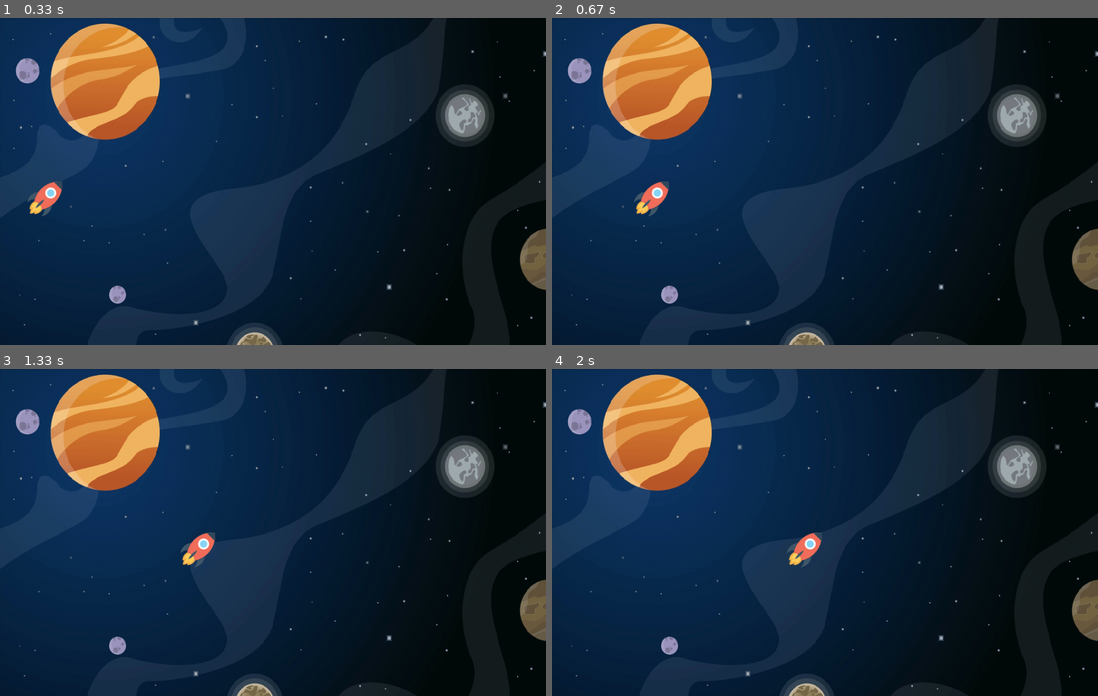
Above: before the commit, frames 1-4 (two rows, left to right).
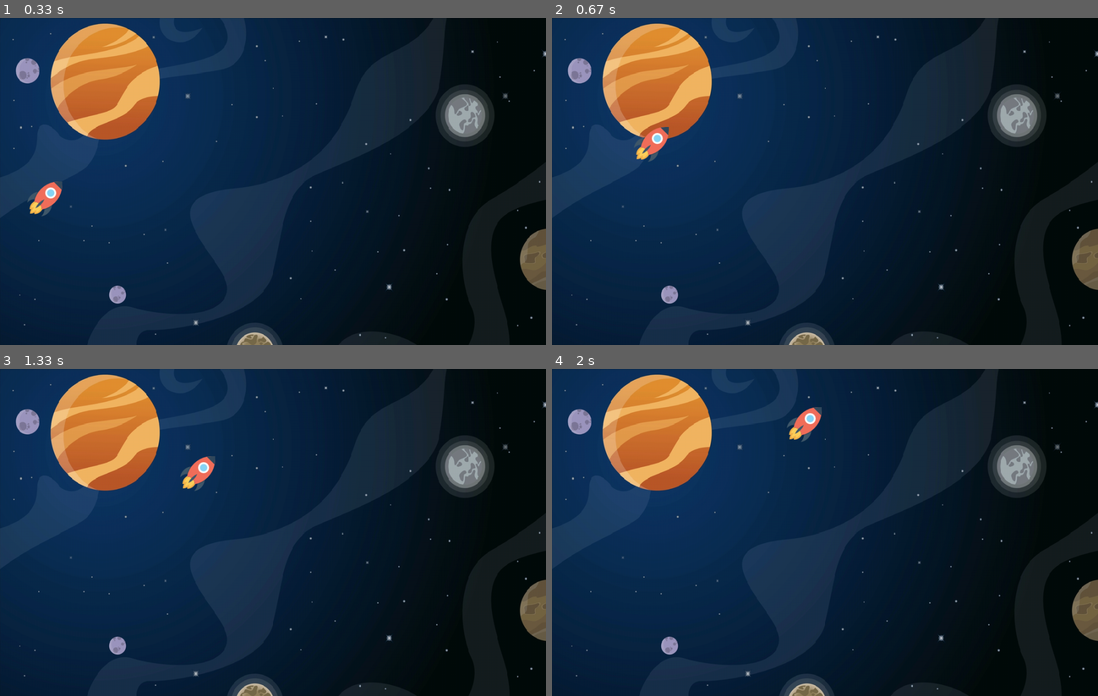
Above: after the commit, the same moments.

Repository: bastiendlf/GameOnline
Game: pygame game, started from setup_game.py
The game is run twice, just before and just after one commit, with the same random seed, the same clock (stepped at 60 frames per second) and the same inputs.
Inputs:
- Up to frame 1 (0.33 s): no input
- Up to frame 2 (0.67 s): hold W from 0.33 s (still down); hold Right from 0.33 s (still down)
- Up to frame 3 (1.33 s): release W at 0.8 s; release Right at 0.8 s; hold Right 0.83-1.3 s
- Up to frame 4 (2 s): hold W 1.33-1.63 s; hold Right from 1.67 s (still down)

Frame 1 is identical in both runs. In frame 2, 0.8% of the frame differs, in the area x 15-22%, y 33-61%; in frame 3, 0.8%, in the area x 33-40%, y 26-61%; in frame 4, 0.8%.

Commit message:
start implementing online game routine bug -> can't pickle pygame.sprite.Group need to find  solution

Diff:
--- a/client.py
+++ b/client.py
@@ -1,17 +1,72 @@
-from network_constants import DISCONNECT_MESSAGE
+import os
+
 from NetworkClient import NetworkClient
+from game_data import *
+from network_constants import DISCONNECT_MESSAGE, GET_PLAYERS
 
 
-client = NetworkClient("Albert")
+def redraw_window(screen: pygame.Surface, players: pygame.sprite.Group):
+    """
+    redraw all objects on screen window
+    :param screen: pygame.Surface
+    :param players: pygame.sprite.Group
+    :return: None
+    """
+    screen.blit(BACKGROUND, (0, 0))
+    players.draw(screen)
+    pygame.display.flip()
 
-input()
-print(client.send("Message 1"))
-input()
-print(client.send("Message 2"))
-input()
-print(client.send("message 3"))
-input()
-print(client.send(DISCONNECT_MESSAGE))
 
-while True:
-    i = 1
+def check_collision(sprite: pygame.sprite.Sprite, group: pygame.sprite.Group):
+    return pygame.sprite.spritecollide(sprite, group, dokill=False, collided=pygame.sprite.collide_mask)
+
+
+def main(username: str):
+    client = NetworkClient(username)
+
+    run = True
+    clock = pygame.time.Clock()
+    all_players = client.send(GET_PLAYERS)
+
+    current_ID = client.id_client
+
+    while run:
+        clock.tick(60)
+        player = all_players[current_ID]
+
+        player.move()
+        all_players = client.send(player)
+
+        for event in pygame.event.get():
+            # if user hits red x button close window
+            if event.type == pygame.QUIT:
+                run = False
+
+            if event.type == pygame.KEYDOWN:
+                # if user hits a escape key close program
+                if event.key == pygame.K_ESCAPE:
+                    run = False
+
+        redraw_window(GAME_WINDOW, all_players)
+
+    client.send(DISCONNECT_MESSAGE)
+    pygame.quit()
+    quit()
+
+
+if __name__ == "__main__":
+    while True:
+        name = input("Please enter your name: ")
+        if 0 < len(name) < 20:
+            break
+        else:
+            print("Error, this name is not allowed (must be between 1 and 19 characters [inclusive])")
+
+    pygame.init()
+    os.environ['SDL_VIDEO_CENTERED'] = '1'  # make game window appears in the middle of the screen
+
+    GAME_WINDOW = pygame.display.set_mode((SCREEN_WIDTH, SCREEN_HEIGHT))
+    pygame.display.set_caption("Rocket Bastien")
+    pygame.display.set_icon(pygame.image.load("assets/images/rocket.png"))
+
+    main(username=name)
--- a/game_data.py
+++ b/game_data.py
@@ -1,8 +1,23 @@
-import pygame
+import contextlib
+
+with contextlib.redirect_stdout(None):
+    import pygame
 
 # constants
 SCREEN_WIDTH = 1000
 SCREEN_HEIGHT = 600
+
+PLAYER_SIZE = (64, 64)
+
+BACKGROUND = pygame.transform.scale(pygame.image.load("assets/images/bg.png"), (SCREEN_WIDTH, SCREEN_HEIGHT))
+
+# font
+pygame.font.init()
+font = {"bradbunr": "assets/font/BradBunR.ttf"}
+
+NAME_FONT = pygame.font.Font(font["bradbunr"], 20)
+SCORE_FONT = pygame.font.Font(font["bradbunr"], 26)
+TITLE_FONT = pygame.font.Font(font["bradbunr"], 30)
 
 
 def createTextObj(text: str, font_object: pygame.font.Font, color=(255, 255, 255)):
--- a/lobby.py
+++ b/lobby.py
@@ -1,5 +1,15 @@
-import pygame
+import contextlib
+
+with contextlib.redirect_stdout(None):
+    import pygame
+
+import random
 from ship import Ship
+from game_data import SCREEN_HEIGHT, SCREEN_WIDTH
+
+
+def check_collision(sprite: pygame.sprite.Sprite, group: pygame.sprite.Group):
+    return pygame.sprite.spritecollide(sprite, group, dokill=False, collided=pygame.sprite.collide_mask)
 
 
 class Lobby:
@@ -12,7 +22,29 @@
         self.lobbyID = _lobbyID
         self.start = False
 
-    def add_player(self, player: Ship):
-        self.all_players.add(player)
+    def add_player(self, username: str):
+        """
+        Add new ship object to all_players (pygame.sprite.Group)
+        :param username: str
+        :return: None
+        """
+        self.all_players.add(self.create_ship(username))
         if len(self.all_players.sprites()) == 2:
             self.start = True
+
+    def create_ship(self, username: str):
+        """
+        Picks a start location for a player based on other player locations.
+        It will ensure it does not spawn inside another player.
+        :return: ship object
+        """
+        new_player = Ship(username)
+
+        while True:
+            new_player.rect.x = random.randrange(0, SCREEN_WIDTH)
+            new_player.rect.y = random.randrange(0, SCREEN_HEIGHT)
+
+            if not check_collision(new_player, self.all_players):
+                break
+
+        return new_player
--- a/network_constants.py
+++ b/network_constants.py
@@ -1,5 +1,5 @@
+import pickle
 import socket
-import pickle
 
 SERVER_IP = "192.168.1.18"
 PORT = 5050
@@ -7,6 +7,7 @@
 FORMAT = 'utf-8'
 ADDRESS_SERVER = (SERVER_IP, PORT)
 DISCONNECT_MESSAGE = "!DISCONNECT"
+GET_PLAYERS = "GET_PLAYERS"
 
 
 def make_header(message: bytes):
--- a/server.py
+++ b/server.py
@@ -1,35 +1,9 @@
 import socket
 import threading
-import pickle
-from network_constants import SERVER_IP, ADDRESS_SERVER, HEADER, DISCONNECT_MESSAGE, FORMAT, make_header, \
-    send_data_pickle, receive_data_pickle
+
 from lobby import Lobby
-from ship import Ship
-
-
-def handle_client(conn: socket, address: tuple):  # old
-    conn.send(pickle.dumps(f"Welcome to server {ADDRESS_SERVER[0]}"))
-
-    client_pc_name = socket.gethostbyaddr(str(address[0]))[0]
-    print(f"[NEW CONNECTION] {str(address[0])} : {client_pc_name} connected")
-    connected = True
-    while connected:
-        msg_length = conn.recv(HEADER).decode(FORMAT)  # get the length of the incoming msg
-        if msg_length:
-            msg_length = int(msg_length)
-            msg = conn.recv(msg_length)  # adjust the buffer size to the messages's length
-            message_object = pickle.loads(msg)
-            if msg == DISCONNECT_MESSAGE:
-                connected = False
-                conn.close()
-
-            print(f"[{client_pc_name} ({str(address[0])})] -> {message_object}")
-
-            answer = pickle.dumps("Message received")
-            conn.send(make_header(answer))
-            conn.send(answer)
-
-    conn.close()
+from network_constants import SERVER_IP, ADDRESS_SERVER, DISCONNECT_MESSAGE, send_data_pickle, receive_data_pickle, \
+    GET_PLAYERS
 
 
 def threaded_client(conn: socket, address: tuple, _lobbyID: int, _clientID: int):
@@ -52,19 +26,40 @@
 
     print(f"[LOG] {str(address[0])} connected, username {username}")
 
-    lobby.add_player(Ship(username))
+    lobby.add_player(username)
 
-    connected = True
-    while connected:
+    while True:
+        print(f"[LOBBY {_lobbyID}] Starting game")
+        try:
+            data = receive_data_pickle(conn)
 
-        data = receive_data_pickle(conn)
-        if data == DISCONNECT_MESSAGE:
-            connected = False
+            if data is not DISCONNECT_MESSAGE:
 
-        print(f"[{username} ({str(address[0])})] -> {str(data)}")
-        print(f"[SERVER] Reply to {username} ({str(address[0])}) -> Message received : {str(data)}")
+                if data == GET_PLAYERS:
+                    reply = lobby.all_players
 
-        send_data_pickle(conn, f"Message received : {str(data)}")
+                else:
+                    lobby.all_players[current_id] = data
+                    reply = lobby.all_players
+
+                send_data_pickle(conn, reply)
+
+            elif data is DISCONNECT_MESSAGE or not data:
+                del lobby.all_players[current_id]
+                break
+
+        except Exception as exe:
+            print(exe)
+            break  # if an exception has been reached disconnect client
+
+        # data = receive_data_pickle(conn)
+        # if data == DISCONNECT_MESSAGE:
+        #     connected = False
+        #
+        # print(f"[{username} ({str(address[0])})] -> {str(data)}")
+        # print(f"[SERVER] Reply to {username} ({str(address[0])}) -> Message received : {str(data)}")
+        #
+        # send_data_pickle(conn, f"Message received : {str(data)}")
 
     # When user disconnects
     print(f"[DISCONNECT] Name:{username} ({str(address[0])}), Client Id: {current_id} -> disconnected")
@@ -74,7 +69,7 @@
 
 def start():
     server.listen()
-    print(f"[LISTENING] Server is listening on {SERVER_IP}")
+    print(f"[LISTENING] Server is now listening")
     global _idCount, lobbies, connections
 
     while True:
@@ -83,6 +78,7 @@
         lobbyID = (_idCount - 1) // 2
         if _idCount % 2 == 1:  # create a new lobby every 2 players
             lobbies[lobbyID] = Lobby(lobbyID)
+            print(f"[LOBBY] Creating a new lobby with id : {lobbyID}")
 
         connections += 1
 
--- a/setup_game.py
+++ b/setup_game.py
@@ -1,4 +1,5 @@
 import os
+
 from game_data import *
 from ship import Ship
 
@@ -9,21 +10,9 @@
 pygame.display.set_caption("Rocket Bastien")
 pygame.display.set_icon(pygame.image.load("assets/images/rocket.png"))
 
-# images
-bg = pygame.image.load("assets/images/bg.png").convert_alpha()
-bg = pygame.transform.scale(bg, (SCREEN_WIDTH, SCREEN_HEIGHT))
-
-
-# font
-font = {"bradbunr": "assets/font/BradBunR.ttf"}
-
-NAME_FONT = pygame.font.Font(font["bradbunr"], 20)
-SCORE_FONT = pygame.font.Font(font["bradbunr"], 26)
-TITLE_FONT = pygame.font.Font(font["bradbunr"], 30)
-
 
 def redraw_window(screen: pygame.Surface, players: pygame.sprite.Group):
-    screen.blit(bg, (0, 0))
+    screen.blit(BACKGROUND, (0, 0))
     players.draw(screen)
     pygame.display.flip()
 
--- a/ship.py
+++ b/ship.py
@@ -1,4 +1,3 @@
-import pygame
 from game_data import *
 
 
@@ -18,7 +17,7 @@
         # Display settings
         self.screenWidth = SCREEN_WIDTH
         self.screenHeight = SCREEN_HEIGHT
-        self.image = pygame.image.load("assets/images/rocket.png")
+        self.image = pygame.transform.scale(pygame.image.load("assets/images/rocket.png"), PLAYER_SIZE)
         self.rect = self.image.get_rect()
         self.width = self.image.get_width()
         self.height = self.image.get_height()
@@ -33,14 +32,14 @@
     def move(self):
         keys = pygame.key.get_pressed()
 
-        if keys[pygame.K_LEFT] and self.rect.x > 0:
+        if (keys[pygame.K_LEFT] or keys[pygame.K_a]) and self.rect.x > 0:
             self.rect.x -= self.velocity
 
-        if keys[pygame.K_RIGHT] and self.rect.x + self.width < self.screenWidth:
+        if (keys[pygame.K_RIGHT] or keys[pygame.K_d]) and self.rect.x + self.width < self.screenWidth:
             self.rect.x += self.velocity
 
-        if keys[pygame.K_UP] and self.rect.y > 0:
+        if (keys[pygame.K_UP] or keys[pygame.K_w]) and self.rect.y > 0:
             self.rect.y -= self.velocity
 
-        if keys[pygame.K_DOWN] and self.rect.y + self.height < self.screenHeight:
+        if (keys[pygame.K_DOWN] or keys[pygame.K_s]) and self.rect.y + self.height < self.screenHeight:
             self.rect.y += self.velocity
